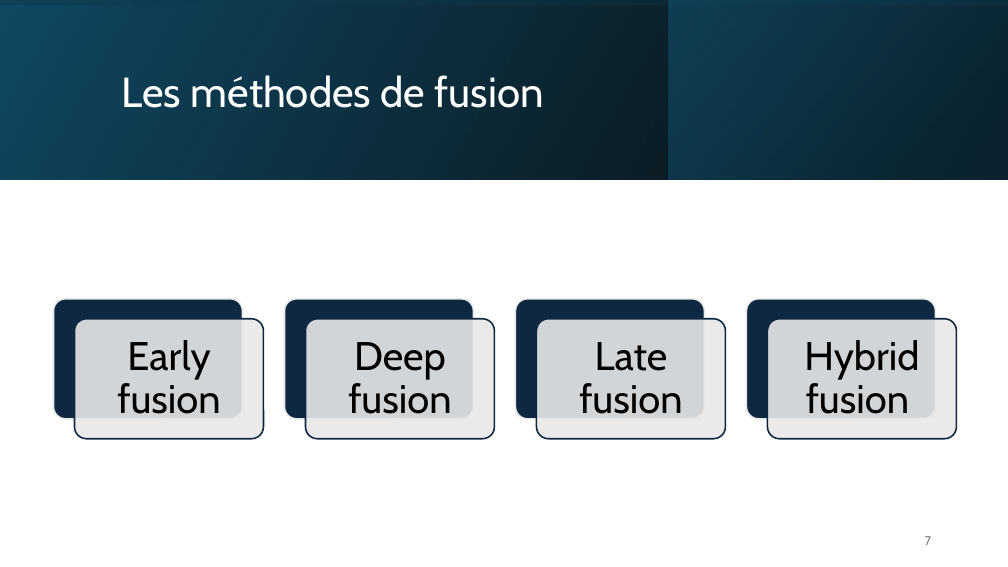
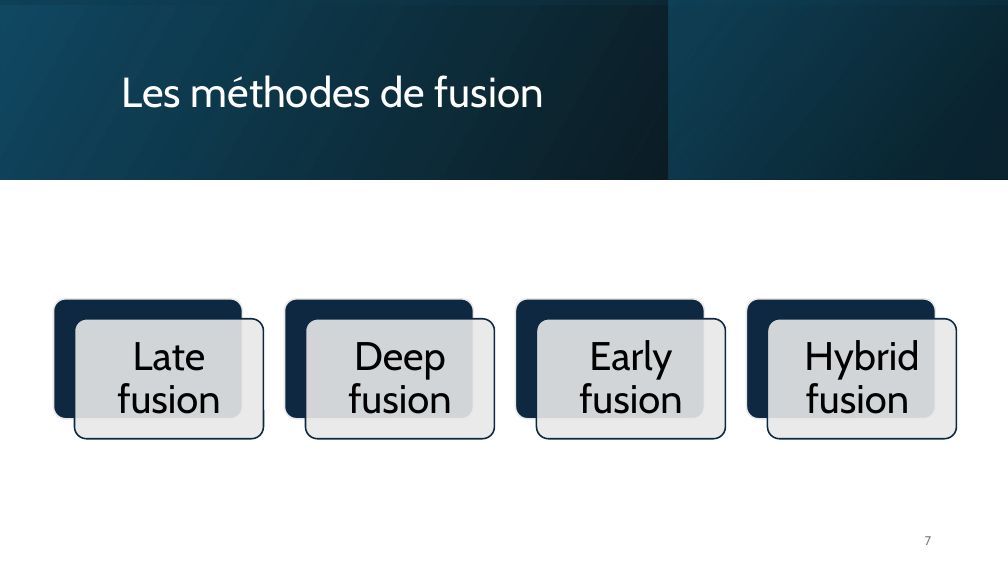
Before and after one commit to IzowRM/Stage-Cetic, a slide deck: slide 7 of Doc Slide/Presentation_du_27_01.pptx. Drawn at 1008x567 pixels with LibreOffice and Linux fonts; fonts in the diff are those of the drawing. Boxes give left, top, right and bottom in pixels: in the first picture for what was removed or moved away, otherwise in the second. Text is boxed around its words. In the diff, an @@ line names an element or a change of style, - is before the commit and + after.

```diff
--- a/Doc Slide/Presentation_du_27_01.pptx
+++ b/Doc Slide/Presentation_du_27_01.pptx
@@ text "Late fusion": place and size @@
-text "Late fusion" at [579,342,682,414]
+text "Late fusion" at [117,342,220,414]
@@ text "Early fusion": place and size @@
-text "Early fusion" at [117,340,220,414]
+text "Early fusion" at [579,340,682,414]
```
Also in this commit, not shown: 3 other slides changed, 1 other file.
